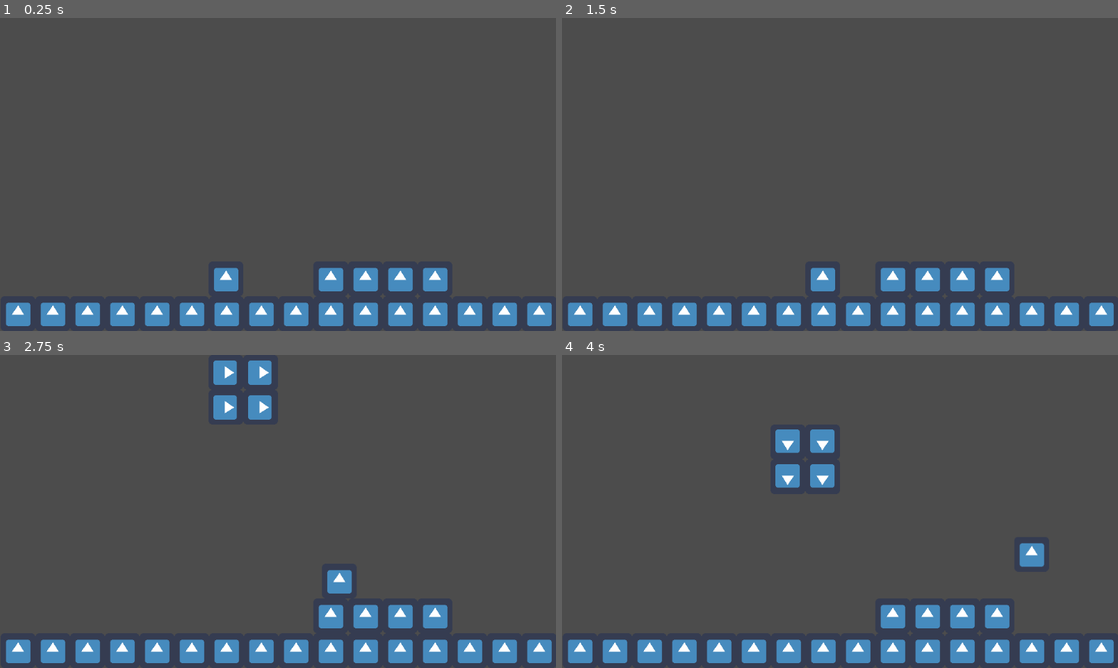
Above: before the commit, frames 1-4 (two rows, left to right).
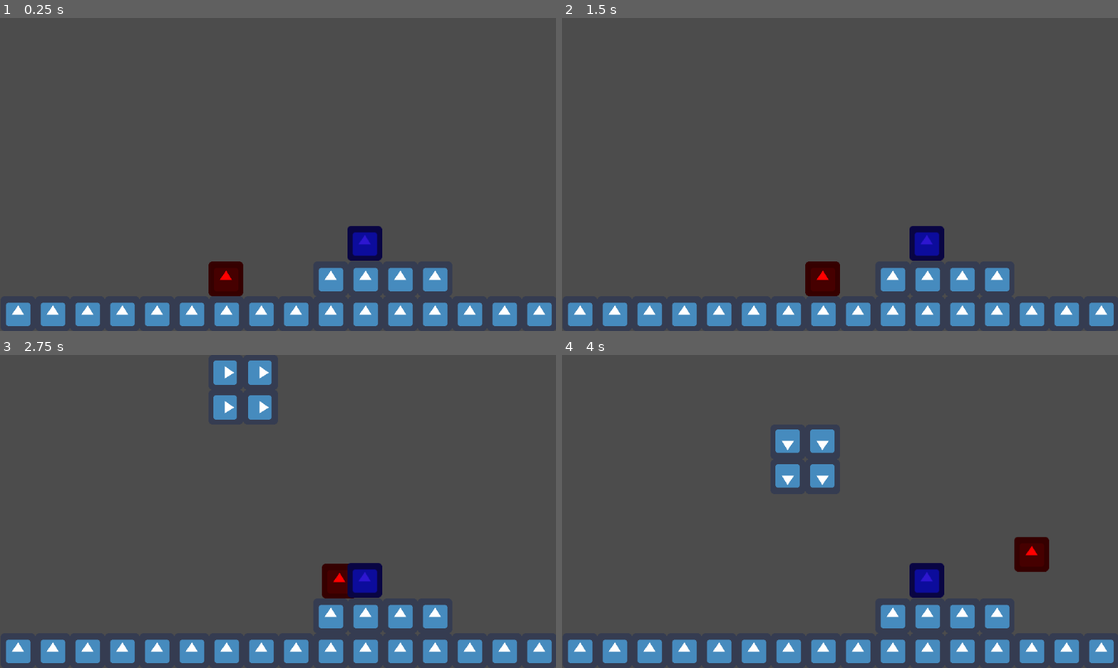
Above: after the commit, the same moments.

Repository: KavehNejad/Hack-2023
Game: Godot game, scene res://src/scenes/Tutorial level.tscn
The game is run twice, just before and just after one commit, with the same random seed, the same clock (stepped at 60 frames per second) and the same inputs. The engine's default icon, where the game draws it, is replaced by a stand-in: a white triangle on a blue panel in a dark square.
Inputs:
- Up to frame 1 (0.25 s): no input
- Up to frame 2 (1.5 s): tap Enter at 0.5 s; hold Right (right) from 0.53 s (still down); tap F (game_mode_switch) at 0.6, 1.35 s; tap Up (jump) at 0.77 s; tap Space at 1.25 s
- Up to frame 3 (2.75 s): tap Up (jump) at 1.52 s; release Right (right) at 2.03 s; hold A (left) from 2.03 s (still down); tap F (game_mode_switch) at 2.1 s
- Up to frame 4 (4 s): tap Enter at 2.75 s; release A (left) at 2.78 s; hold Right (right) from 2.78 s (still down); tap F (game_mode_switch) at 2.85, 3.6 s; tap Up (jump) at 3.02, 3.77 s

The runs differ from the first frame. In frame 1, 1.4% of the frame differs, in the area x 37-69%, y 66-89%; in frame 2, 1.4%; in frame 3, 1.2%; in frame 4, 1.4%, in the area x 62-88%, y 58-78%.

Commit message:
Checkpoints work

Diff:
--- /dev/null
+++ b/super-tetris-world/src/scenes/Checkpoint.tscn
@@ -0,0 +1,18 @@
+[gd_scene load_steps=4 format=2]
+
+[ext_resource path="res://assets/images/icon.png" type="Texture" id=1]
+[ext_resource path="res://src/scripts/Checkpoint.gd" type="Script" id=2]
+
+[sub_resource type="RectangleShape2D" id=1]
+extents = Vector2( 31.7487, 32.1231 )
+
+[node name="Checkpoint" type="Area2D"]
+script = ExtResource( 2 )
+
+[node name="Sprite" type="Sprite" parent="."]
+modulate = Color( 0.180392, 0.0901961, 0.819608, 1 )
+texture = ExtResource( 1 )
+
+[node name="CollisionShape2D" type="CollisionShape2D" parent="."]
+shape = SubResource( 1 )
+one_way_collision = true
--- a/super-tetris-world/src/scenes/Player.tscn
+++ b/super-tetris-world/src/scenes/Player.tscn
@@ -14,10 +14,13 @@
 [sub_resource type="RectangleShape2D" id=2]
 extents = Vector2( 32.064, 31.9589 )
 
-[node name="KinematicBody2D" type="KinematicBody2D"]
+[node name="KinematicBody2D" type="KinematicBody2D" groups=[
+"Player",
+]]
 script = ExtResource( 2 )
 
 [node name="AnimatedSprite" type="AnimatedSprite" parent="."]
+modulate = Color( 1, 0, 0, 1 )
 frames = SubResource( 1 )
 
 [node name="CollisionShape2D" type="CollisionShape2D" parent="."]
@@ -27,3 +30,8 @@
 limit_left = 0
 limit_top = 0
 limit_bottom = 576
+
+[node name="Area2D" type="Area2D" parent="."]
+
+[node name="CollisionShape2D" type="CollisionShape2D" parent="Area2D"]
+shape = SubResource( 2 )
--- a/super-tetris-world/src/scenes/Tutorial level.tscn
+++ b/super-tetris-world/src/scenes/Tutorial level.tscn
@@ -1,8 +1,9 @@
-[gd_scene load_steps=6 format=2]
+[gd_scene load_steps=7 format=2]
 
 [ext_resource path="res://assets/images/icon.png" type="Texture" id=1]
 [ext_resource path="res://src/scenes/Player.tscn" type="PackedScene" id=2]
 [ext_resource path="res://src/scripts/world.gd" type="Script" id=3]
+[ext_resource path="res://src/scenes/Checkpoint.tscn" type="PackedScene" id=4]
 
 [sub_resource type="ConvexPolygonShape2D" id=1]
 points = PoolVector2Array( 64, 64, 0, 64, 0, 0, 64, 0 )
@@ -41,4 +42,10 @@
 tile_set = SubResource( 2 )
 collision_use_kinematic = true
 format = 1
-tile_data = PoolIntArray( 262186, 0, 0, 262187, 0, 0, 262188 …(602 unchanged characters)… , 0, 0, 524307, 0, 0, 524308, 0, 0, 524309, 2, 0, 524310, 2, 0, 524311, 2, 0, 524312, 2, 0, 524313, 0, 0, 524314, 0, 0, 524315, 0, 0, 52 …(601 unchanged characters)…
+tile_data = PoolIntArray( 262186, 0, 0, 262187, 0, 0, 262188 …(602 unchanged characters)… , 0, 0, 524307, 0, 0, 524308, 0, 0, 524313, 0, 0, 524314, 0, 0, 524315, 0, 0, 52 …(601 unchanged characters)…
+
+[node name="Checkpoint" parent="." instance=ExtResource( 4 )]
+position = Vector2( 2049.15, 477.658 )
+
+[node name="Checkpoint2" parent="." instance=ExtResource( 4 )]
+position = Vector2( 671.538, 414.514 )
--- /dev/null
+++ b/super-tetris-world/src/scripts/Checkpoint.gd
@@ -0,0 +1,6 @@
+extends Area2D
+
+func _process(delta):
+	for body in get_overlapping_bodies():
+		if body.is_in_group('Player'):
+			get_parent().create_a_checkpoint()
--- a/super-tetris-world/src/scripts/Player.gd
+++ b/super-tetris-world/src/scripts/Player.gd
@@ -31,8 +31,6 @@
 	if not Global.has_lost and not Global.game_paused:
 		move(delta)
 
-
-
 func move(delta):
 	velocity.x = 0
 	if Input.is_action_just_pressed("jump") and is_on_floor():
